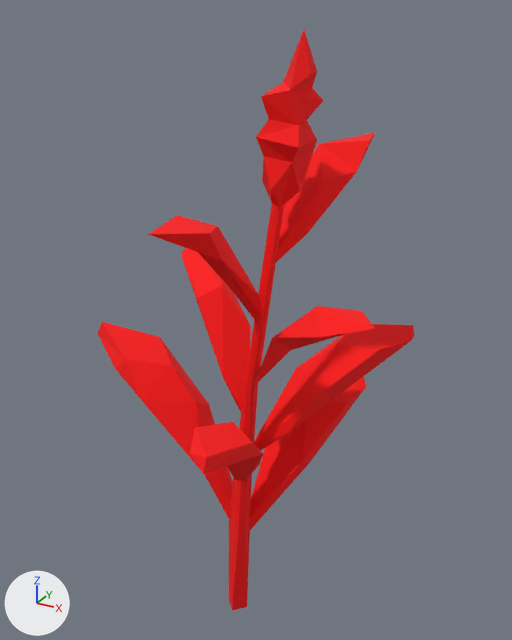
The glTF model assets/synty/synty-plant-flowers-01.gltf: old version first, new version second.
Before and after are seen from a camera (50 mm lens) standing at (0.717, -1.203, 1.336) and looking at (0.018, 0.067, 0.701). The lights are fixed; the arrows at lower left show +X, +Y and +Z. The picture after the commit comes second. Vertices at exactly the same position are counted once.

Names of what the first picture shows: 'SM_Plant_Flowers_01'.
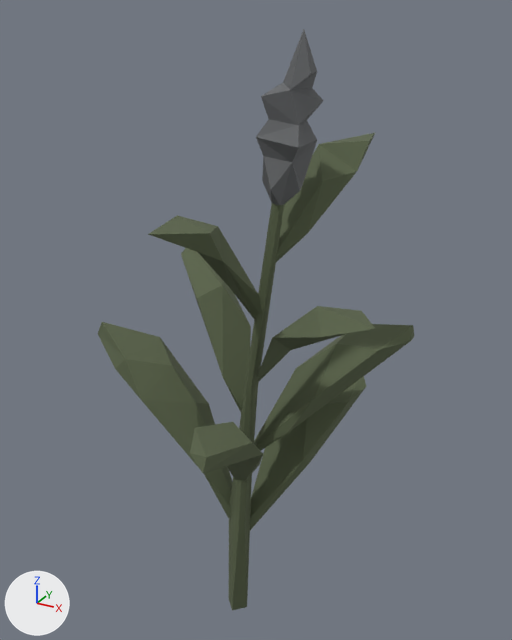
What changed in the scene script:
```text
Add img_image_0:
    img_image_0 = load_image('Image_0', '_unpacked/Image_0', 512, 512, 'sRGB')
Change mat_lambert2:
    add n3 = _N.new('ShaderNodeMix'); n3.name = 'Mix'
    add n3.data_type = 'RGBA'
    add n3.blend_type = 'MULTIPLY'
    add n3.inputs[0].default_value = 1.0  # 'Factor'
    add n4 = _N.new('ShaderNodeTexImage'); n4.name = 'Image Texture'
    add n4.image = img_image_0
    where n2 = _N.new('ShaderNodeVertexColor'); n2.name = 'Color Attribute'
    where n0 = _N.new('ShaderNodeBsdfPrincipled'); n0.name = 'Principled BSDF'
    remove _L.new(n2.outputs[0], n0.inputs[0])  # 'Color' to 'Base Color'
    add _L.new(n3.outputs[2], n0.inputs[0])  # 'Result' to 'Base Color'
    add _L.new(n2.outputs[0], n3.inputs[7])  # 'Color' to 'B'
    add _L.new(n4.outputs[0], n3.inputs[6])  # 'Color' to 'A'
Change me_sm_plant_flowers_01:
    where me_sm_plant_flowers_01.from_pydata(...)  # 165 vertices, 282 faces; spans x -0.391..0.363, y -0.341..0.35, z -0.083..1.305
    used by ob_sm_plant_flowers_01; location = (0.0, 0.0, 0.0)
    me_sm_plant_flowers_01 part 1: 282 faces centred in x -0.349..0.327, y -0.33..0.331, z 0.011..1.256 are repainted in the vertex colours; the middle colour goes from red #ff0000 to white #ffffff
```

Location of each change, (x1, y1, x2, y2) in pixels of the pictures (512 x 640 px):
'SM_Plant_Flowers_01', surface changed, recoloured (red to green)
    both: (98, 29, 414, 610)
